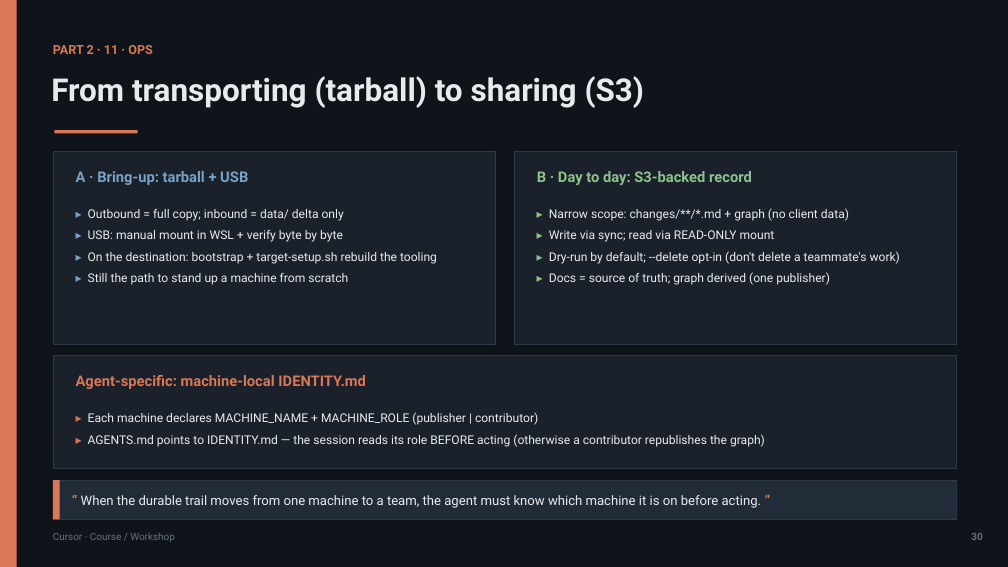
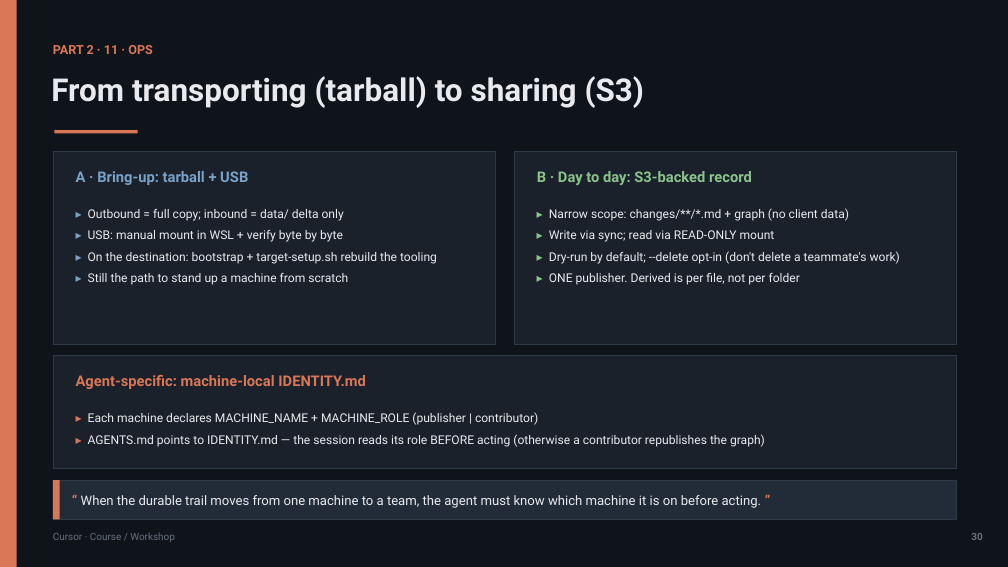
Before and after one commit to olonok69/cursor_code_ml_engineer, a slide deck: slide 30 of presentacion/Cursor_Presentacion_EN.pptx. Drawn at 1008x567 pixels with LibreOffice and Linux fonts; fonts in the diff are those of the drawing. Boxes give left, top, right and bottom in pixels: in the first picture for what was removed or moved away, otherwise in the second. Text is boxed around its words. In the diff, an @@ line names an element or a change of style, - is before the commit and + after.

```diff
--- a/presentacion/Cursor_Presentacion_EN.pptx
+++ b/presentacion/Cursor_Presentacion_EN.pptx
@@ text at bbox=[549, 273, 800, 285]: text changed @@
-▸ Docs = source of truth; graph derived (one publisher)
+▸ ONE publisher. Derived is per file, not per folder
```
Also in this commit, not shown: 1 other slide changed, 12 other files.
